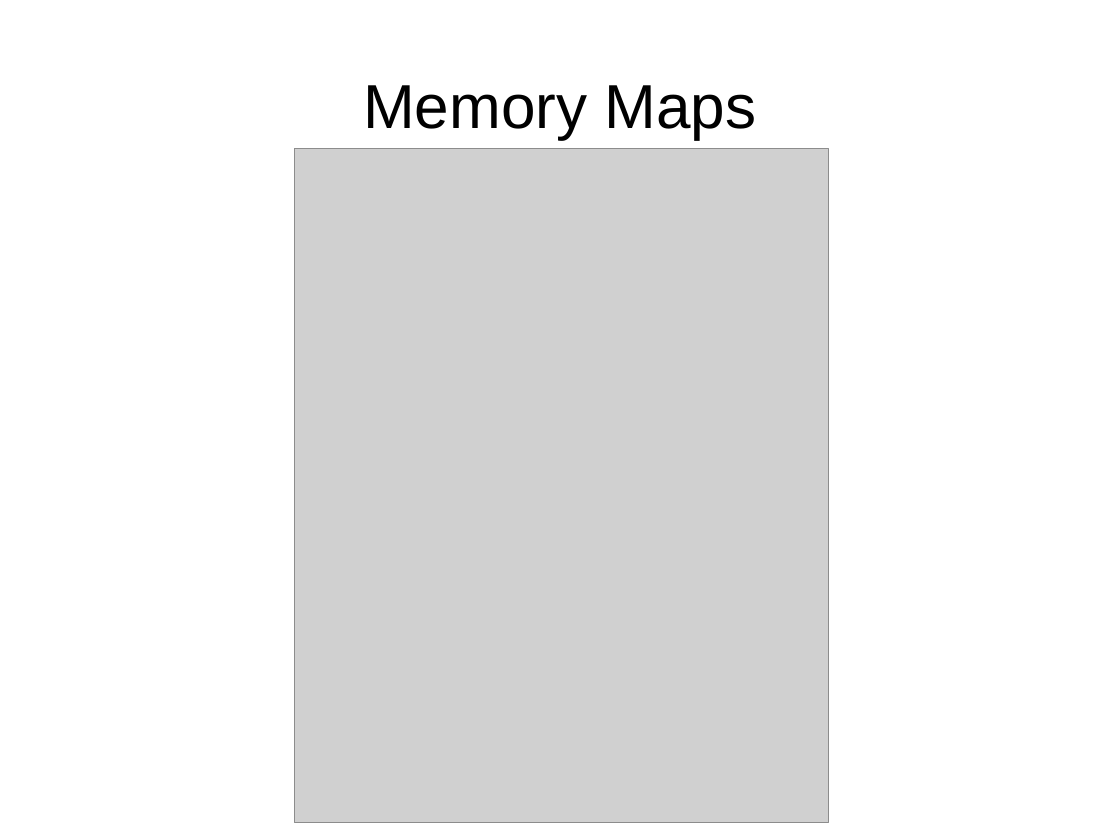
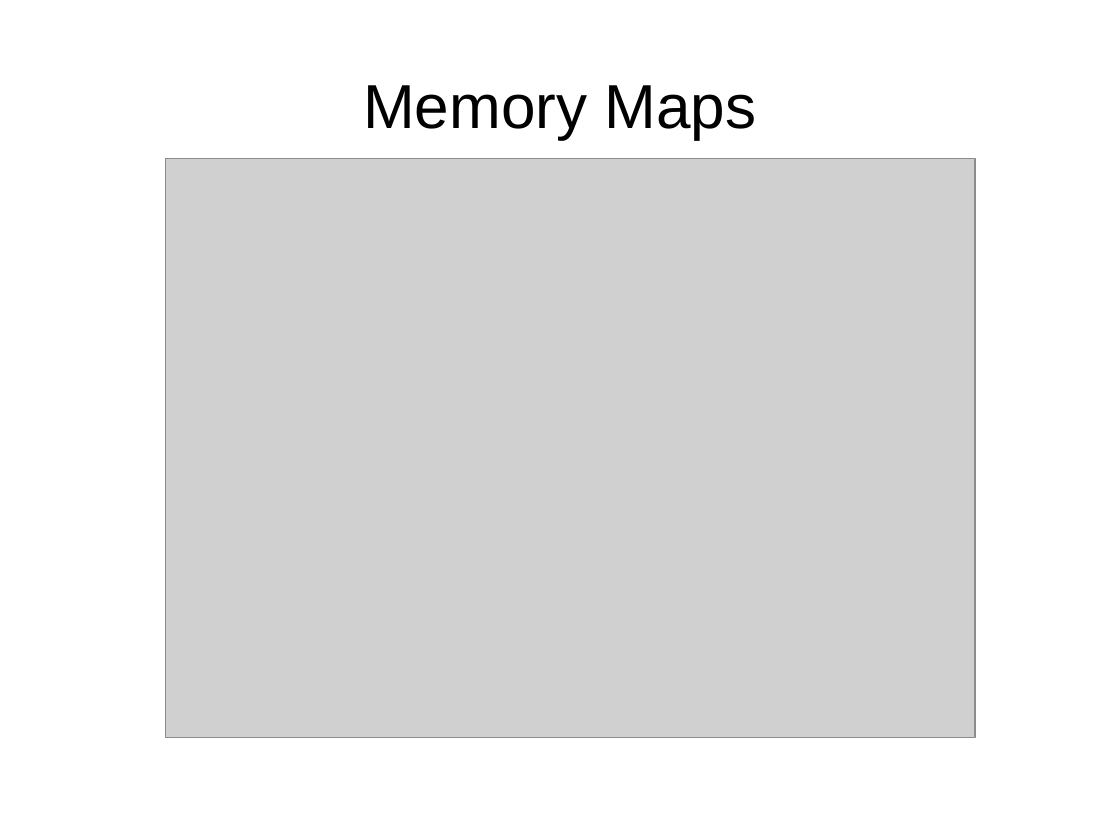
Before and after one commit to muccc/arm-workshop, a slide deck: slide 10 of arm-workshop.odp. Drawn at 1120x840 pixels with LibreOffice and Linux fonts; fonts in the diff are those of the drawing; grey boxes stand for pictures. Boxes give left, top, right and bottom in pixels: in the first picture for what was removed or moved away, otherwise in the second. Text is boxed around its words. In the diff, an @@ line names an element or a change of style, - is before the commit and + after.

Commit message:
doc(arm-workshop): Replace images with correct ones

```diff
--- a/arm-workshop.odp
+++ b/arm-workshop.odp
@@ picture at (166, 159, 976, 738): rotation 90 to 0 degrees @@
```
Also in this commit, not shown: 3 other slides changed.
